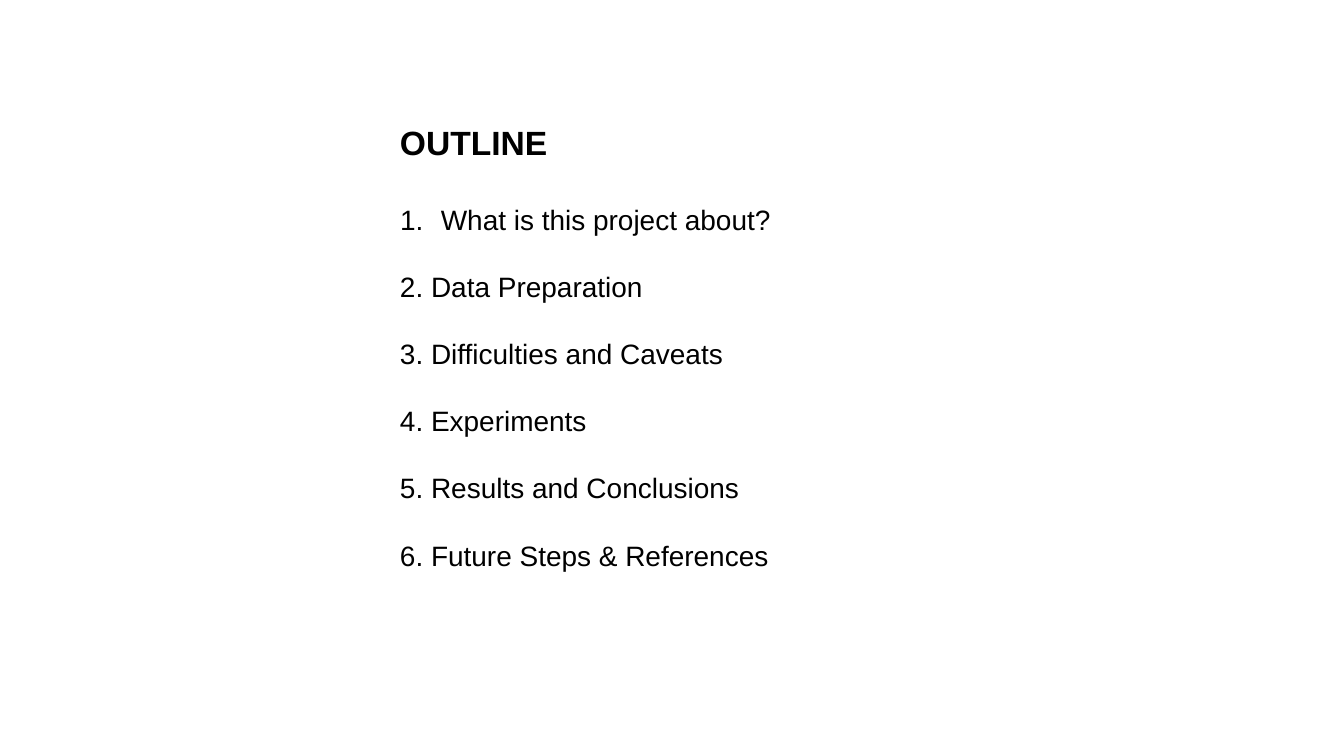
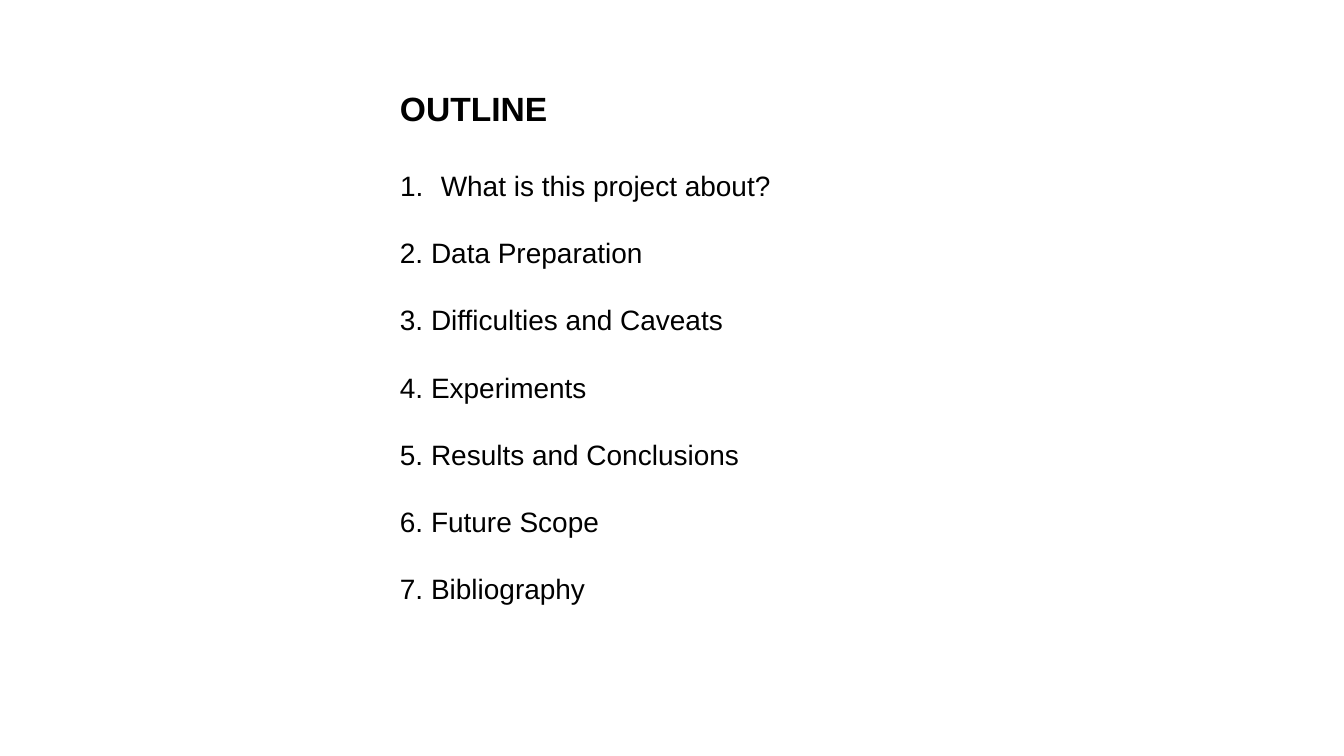
Before and after one commit to postprandial/fastai-amazonreview, a slide deck: slide 2 of Amazon_Review_Helpfulness_NLP-1-ONLINE.pptx. Drawn at 1344x756 pixels with LibreOffice and Linux fonts; fonts in the diff are those of the drawing. Boxes give left, top, right and bottom in pixels: in the first picture for what was removed or moved away, otherwise in the second. Text is boxed around its words. In the diff, an @@ line names an element or a change of style, - is before the commit and + after.

```diff
--- a/Amazon_Review_Helpfulness_NLP-1-ONLINE.pptx
+++ b/Amazon_Review_Helpfulness_NLP-1-ONLINE.pptx
@@ text at <box>400,512,599,604</box>: text changed @@
-6. Future Steps & References
+6. Future Scope
+7. Bibliography
```
Also in this commit, not shown: 12 other slides changed, 3 other files.
